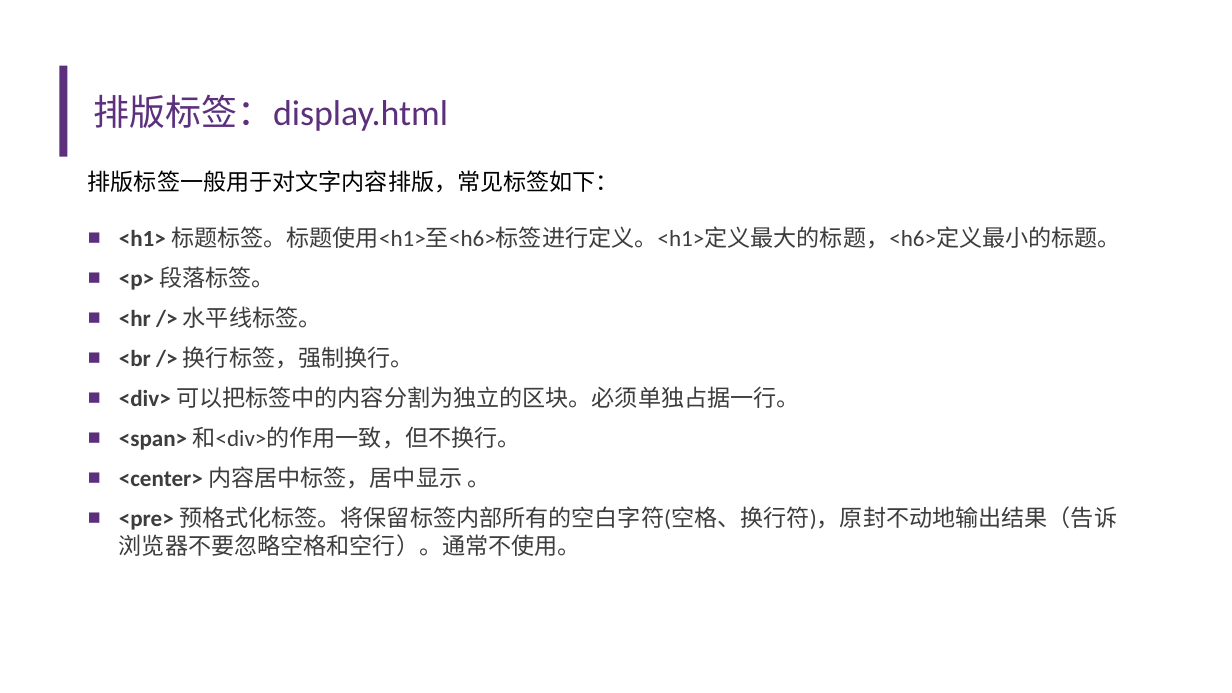
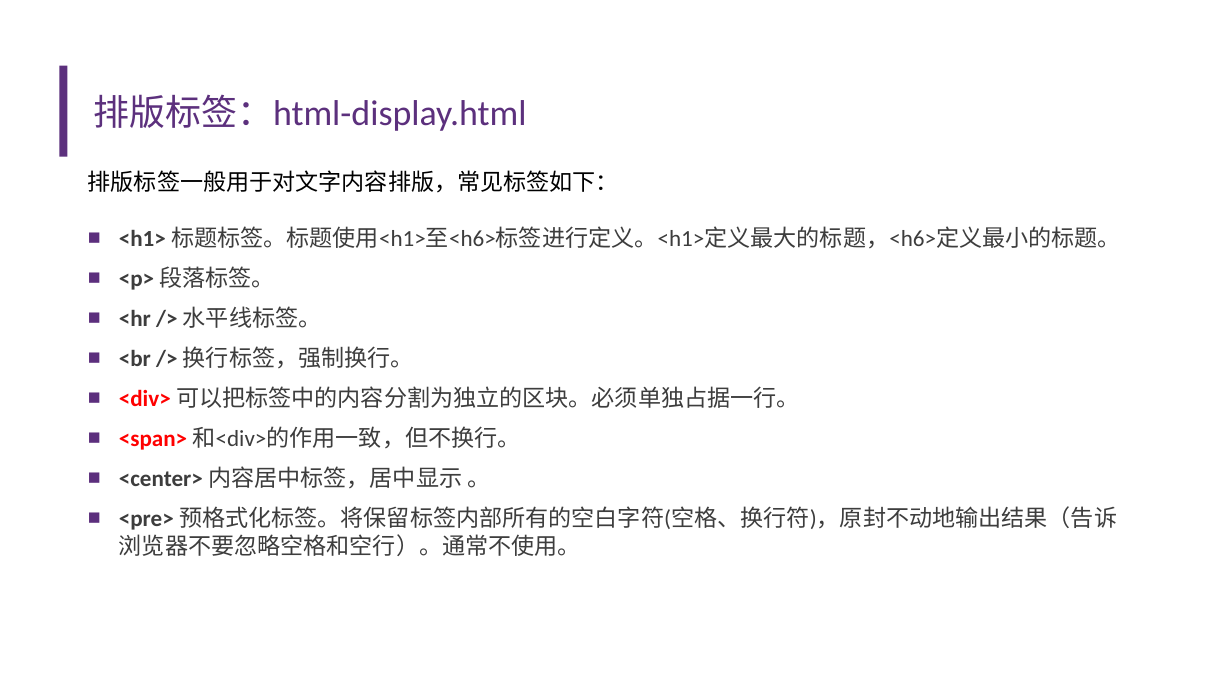
Before and after one commit to Aiemu/fe-intro, a slide deck: slide 12 of 前端.pptx (slide 11 before the commit). Drawn at 1232x693 pixels with LibreOffice and Linux fonts; fonts in the diff are those of the drawing; background and template pictures are left out. Boxes give left, top, right and bottom in pixels: in the first picture for what was removed or moved away, otherwise in the second. Text is boxed around its words. In the diff, an @@ line names an element or a change of style, - is before the commit and + after.

```diff
--- a/前端.pptx
+++ b/前端.pptx
@@ title at (94, 94, 527, 131): text changed @@
-排版标签：display.html
+排版标签：html-display.html
@@ text at (119, 386, 800, 450): text colour #3D3D3D to #FF0000 in "<div>", "<span>" @@
```
Also in this commit, not shown: 10 other slides changed, 1 slide added, 9 other files.
